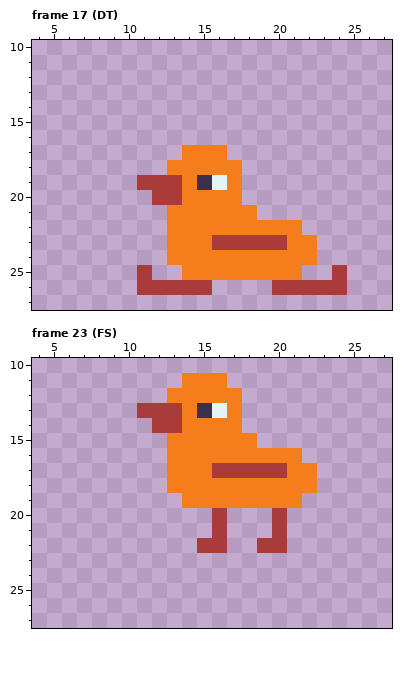
A pixel-art file gets an edit: Sprites/goose.aseprite. The picture above was drawn from the file before the commit.
34x28 pixels, 31 frames. Shown: frame 17 (DT): x 4..27, y 10..27; frame 23 (FS): x 4..27, y 10..27. The commit also changed other frames, which this record leaves out.
And afterwards:
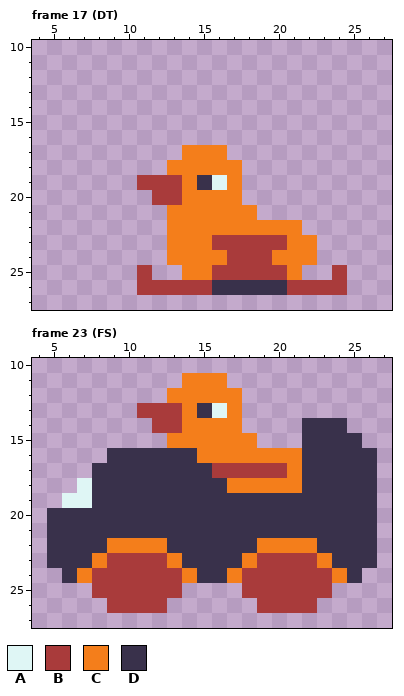
Palette (. is transparent): A #dff6f5  B #a93b3b  C #f47e1b  D #39314b
What changed:
layer "Special" now shown
--- frame 17 (DT), layer "Special"
@@ x 14..22 @@
 23 CCBBBBBCC
-24 CCCCCCCCC
-25 CCCCCCCC.
-26 BB....BBB
+24 CCCBBBCCC
+25 CCBBBBBC.
+26 BBDDDDDBB
 27 .........
--- frame 23 (FS), layer "Special"
@@ x 4..27 @@
 13 .......BBBCDAC..........
-14 ........BBCCCC..........
-15 .........CCCCCC.........
-16 .........CCCCCCCCC......
-17 .........CCCBBBBBCC.....
-18 .........CCCCCCCCCC.....
-19 ..........CCCCCCCC......
-20 ............B...B.......
-21 ............B...B.......
-22 ...........BB..BB.......
-23 ........................
-24 ........................
-25 ........................
-26 ........................
+14 ........BBCCCC....DDD...
+15 .........CCCCCC...DDDD..
+16 .....DDDDDDCCCCCCCDDDDD.
+17 ....DDDDDDDDBBBBBCDDDDD.
+18 ...ADDDDDDDDDCCCCCDDDDD.
+19 ..AADDDDDDDDDDDDDDDDDDD.
+20 .DDDDDDDDDDDDDDDDDDDDDD.
+21 .DDDDDDDDDDDDDDDDDDDDDD.
+22 .DDDDCCCCDDDDDDCCCCDDDD.
+23 .DDDCBBBBCDDDDCBBBBCDDD.
+24 ..DCBBBBBBCDDCBBBBBBCD..
+25 ....BBBBBB....BBBBBB....
+26 .....BBBB......BBBB.....
 27 ........................
Where, in picture pixels (left, top, right, bottom), the same in both pictures:
changed: (212, 250, 287, 295)
changed: (47, 418, 377, 613)
